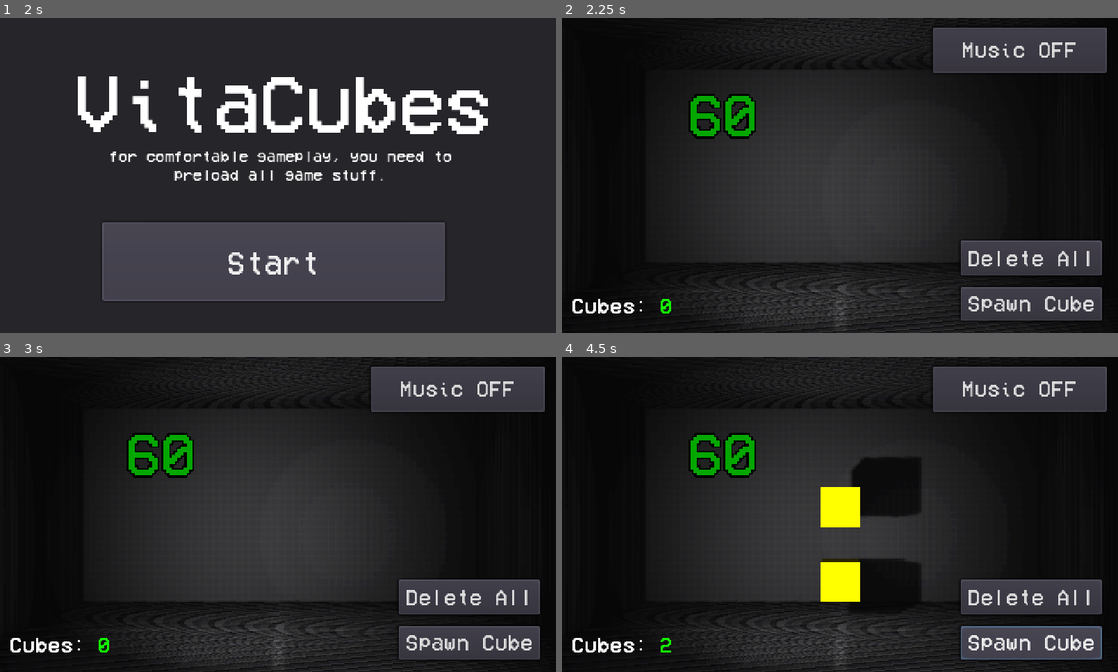
Above: before the commit, frames 1-4 (two rows, left to right).
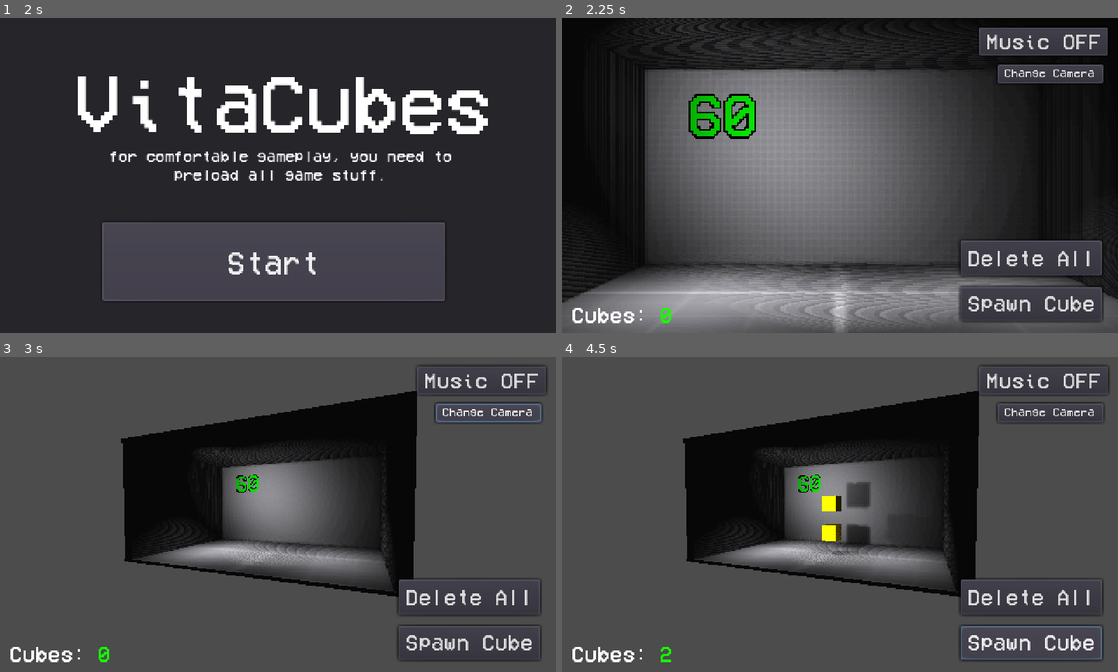
Above: after the commit, the same moments.

Repository: yaragirodev/vitaCubes
Game: Godot game, scene res://scenes/mainMenu.tscn
The game is run twice, just before and just after one commit, with the same random seed, the same clock (stepped at 60 frames per second) and the same inputs.
Inputs (mouse positions are in pixels of both pictures, inside the frame that each line leads up to):
- Up to frame 1 (2 s): click (489, 74) at 0.5 s, where only the run after the commit has a clickable "Change Camera"; click "Load Assets" at 1.25 s
- Up to frame 2 (2.25 s): click "Start" at 2 s
- Up to frame 3 (3 s): click (489, 413) at 2.75 s, where only the run after the commit has a clickable "Change Camera"
- Up to frame 4 (4.5 s): click "Spawn Cube" at 3.5 s; click "Spawn Cube" at 4.25 s

Frame 1 is identical in both runs. In frame 2, 56% of the frame differs, in the area x 0-100%, y 0-100%; in frame 3, 79%; in frame 4, 80%.

Commit message:
add other camera

Diff:
--- a/global/globalData.gd
+++ b/global/globalData.gd
@@ -2,3 +2,4 @@
 
 var cubesTotal = 0
 var isMusicPlaying = false
+var isInOtherCamera = false
--- a/gui/gui.gd
+++ b/gui/gui.gd
@@ -3,8 +3,12 @@
 onready var spawnButton = $spawnCubeButton
 onready var deleteButton = $deleteAllButton
 onready var musicButton = $MusicButton
+onready var changeCam = $changeCamera
+onready var cubesCount: Label = $CubesCount
+
+onready var other_camera: Camera = mainLvl.get_node("pCam2")
+onready var main_camera: Camera = mainLvl.get_node("pCam")
 onready var spawned_spatial = mainLvl.get_node("spawnedStuff")
-onready var cubesCount: Label = $CubesCount
 onready var musicPlayer = mainLvl.get_node("musicStream")
 
 var boxScene = preload("res://assets/cube/cube.tscn")
@@ -13,6 +17,7 @@
 	spawnButton.connect("pressed", self, "_onSpawnButtonPressed")
 	deleteButton.connect("pressed", self, "_onDeleteButtonPressed")
 	musicButton.connect("pressed", self, "_onMusicButtonPressed")
+	changeCam.connect("pressed", self, "_onChangeButtonButtonPressed")
 
 func _process(delta):
 	cubesCount.text = str(globalData.cubesTotal)
@@ -48,3 +53,14 @@
 		musicPlayer.stop()
 		globalData.isMusicPlaying = false
 		musicButton.text = "Music OFF"
+
+func _onChangeButtonButtonPressed():
+	if globalData.isInOtherCamera == false:
+		main_camera.current = false
+		other_camera.current = true
+		globalData.isInOtherCamera = true
+
+	else:
+		main_camera.current = true
+		other_camera.current = false
+		globalData.isInOtherCamera = false
--- a/gui/gui.tscn
+++ b/gui/gui.tscn
@@ -1,7 +1,12 @@
-[gd_scene load_steps=3 format=2]
+[gd_scene load_steps=5 format=2]
 
 [ext_resource path="res://assets/VCR.tres" type="DynamicFont" id=1]
 [ext_resource path="res://gui/gui.gd" type="Script" id=2]
+[ext_resource path="res://assets/VCR.ttf" type="DynamicFontData" id=3]
+
+[sub_resource type="DynamicFont" id=1]
+size = 10
+font_data = ExtResource( 3 )
 
 [node name="gui" type="Control"]
 anchor_right = 1.0
@@ -17,12 +22,20 @@
 text = "Spawn Cube"
 
 [node name="MusicButton" type="Button" parent="."]
-margin_left = 320.0
+margin_left = 360.0
 margin_top = 8.0
-margin_right = 470.0
-margin_bottom = 47.0
+margin_right = 471.0
+margin_bottom = 32.0
 custom_fonts/font = ExtResource( 1 )
 text = "Music OFF"
+
+[node name="changeCamera" type="Button" parent="."]
+margin_left = 376.0
+margin_top = 40.0
+margin_right = 467.0
+margin_bottom = 56.0
+custom_fonts/font = SubResource( 1 )
+text = "Change Camera"
 
 [node name="deleteAllButton" type="Button" parent="."]
 margin_left = 344.0
@@ -34,17 +47,17 @@
 
 [node name="CubesTitle" type="Label" parent="."]
 margin_left = 8.0
-margin_top = 240.0
+margin_top = 248.0
 margin_right = 86.0
-margin_bottom = 261.0
+margin_bottom = 269.0
 custom_fonts/font = ExtResource( 1 )
 text = "Cubes:"
 
 [node name="CubesCount" type="Label" parent="."]
 margin_left = 84.0
-margin_top = 240.0
+margin_top = 248.0
 margin_right = 113.0
-margin_bottom = 261.0
+margin_bottom = 269.0
 custom_colors/font_color = Color( 0.0784314, 1, 0, 1 )
 custom_fonts/font = ExtResource( 1 )
 text = "0"
--- a/scenes/main.tscn
+++ b/scenes/main.tscn
@@ -34,7 +34,7 @@
 [node name="CSGBox" type="CSGBox" parent="env"]
 use_collision = true
 width = 29.7181
-height = 0.491139
+height = 0.324869
 depth = 18.4865
 material = SubResource( 4 )
 
@@ -56,6 +56,7 @@
 
 [node name="fps" type="Label3D" parent="env/backwall"]
 transform = Transform( 1, 0, 0, 0, 1, 0, 0, 0, 1, -8.14033, 3.65516, 0.640557 )
+shaded = true
 modulate = Color( 0.0196078, 0.654902, 0, 1 )
 text = "60"
 font = SubResource( 2 )
@@ -77,14 +78,26 @@
 depth = 22.5589
 material = ExtResource( 7 )
 
-[node name="SpotLight" type="SpotLight" parent="env"]
-transform = Transform( 0.951878, 0, 0.306476, 0, 1, 0, -0.306476, 0, 0.951878, 5.55917, 4.90498, 18.7052 )
+[node name="SpotLight2" type="SpotLight" parent="env"]
+transform = Transform( 0.984826, 0, -0.173545, 0, 1, 0, 0.173545, 0, 0.984826, -0.997343, 4.90498, 10.9486 )
 shadow_enabled = true
 spot_range = 28.4386
 spot_angle = 49.2756
 
-[node name="SpotLight2" type="SpotLight" parent="env"]
-transform = Transform( 0.984826, 0, -0.173545, 0, 1, 0, 0.173545, 0, 0.984826, -3.8245, 4.90498, 10.9486 )
+[node name="SpotLight5" type="SpotLight" parent="env"]
+transform = Transform( 0.984826, 0, -0.173545, 0, 1, 0, 0.173545, 0, 0.984826, -8.3026, 10.5059, 7.02686 )
+shadow_enabled = true
+spot_range = 28.4386
+spot_angle = 49.2756
+
+[node name="SpotLight3" type="SpotLight" parent="env"]
+transform = Transform( 0.984826, 0.173545, 7.5859e-09, 0, -4.37114e-08, 1, 0.173545, -0.984826, -4.30481e-08, -6.66951, 11.0321, 2.08277 )
+shadow_enabled = true
+spot_range = 28.4386
+spot_angle = 49.2756
+
+[node name="SpotLight4" type="SpotLight" parent="env"]
+transform = Transform( 0.984826, 0.173545, 7.5859e-09, 0, -4.37114e-08, 1, 0.173545, -0.984826, -4.30481e-08, 7.82764, 11.0321, 2.08277 )
 shadow_enabled = true
 spot_range = 28.4386
 spot_angle = 49.2756
@@ -93,6 +106,13 @@
 transform = Transform( 1, 0, 0, 0, 1, 0, 0, 0, 1, 0, 6.29941, 27.1758 )
 environment = SubResource( 1 )
 fov = 33.9
+far = 110.0
+script = ExtResource( 4 )
+
+[node name="pCam2" type="Camera" parent="."]
+transform = Transform( 0.93089, -0.0132203, 0.36506, 0, 0.999345, 0.0361902, -0.365299, -0.0336891, 0.93028, 11.8442, 6.29941, 27.1758 )
+environment = SubResource( 1 )
+fov = 70.1
 far = 110.0
 script = ExtResource( 4 )
 
